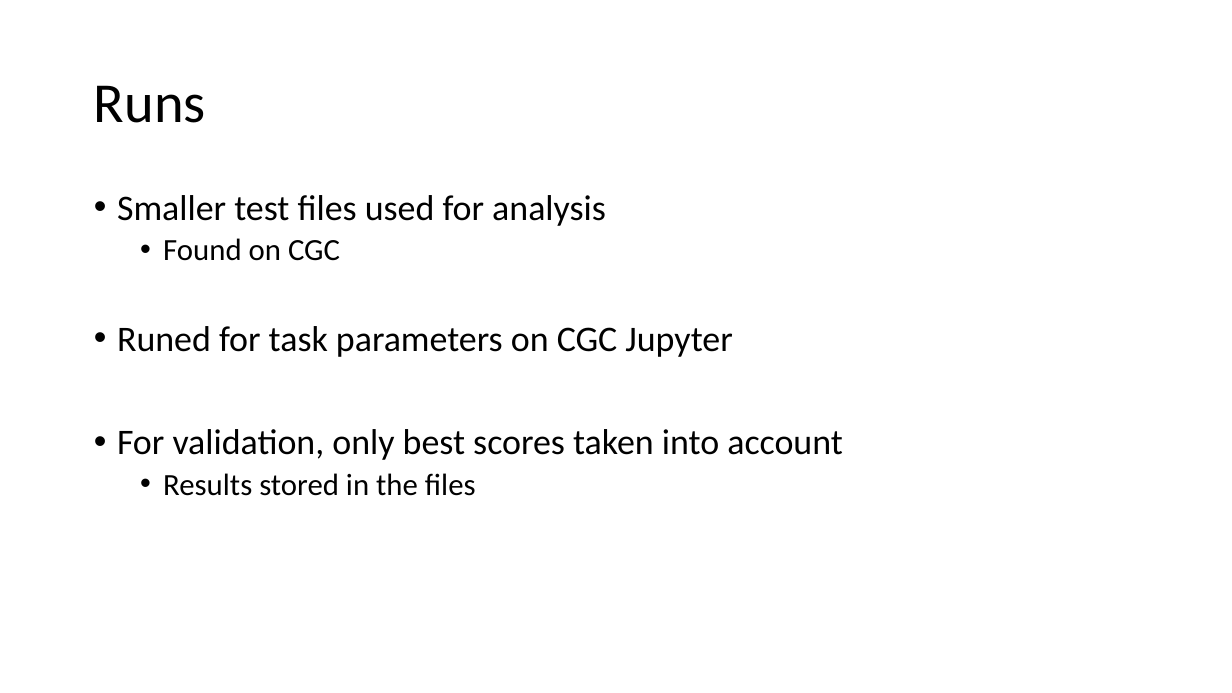
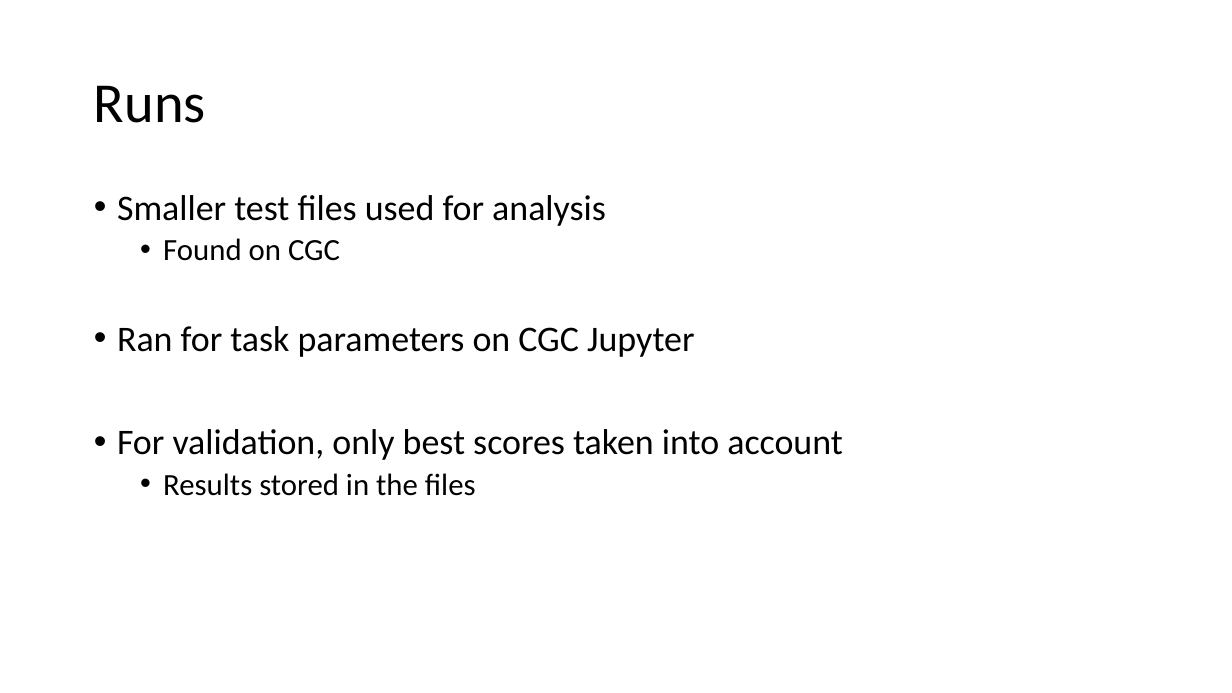
Before and after one commit to VasilijeBecic/GenI2022Pro, a slide deck: slide 11 of GIPresentation.pptx (slide 12 before the commit). Drawn at 1232x693 pixels with LibreOffice and Linux fonts; fonts in the diff are those of the drawing. Boxes give left, top, right and bottom in pixels: in the first picture for what was removed or moved away, otherwise in the second. Text is boxed around its words. In the diff, an @@ line names an element or a change of style, - is before the commit and + after.

```diff
--- a/GIPresentation.pptx
+++ b/GIPresentation.pptx
@@ text at box(117, 326, 694, 357): text changed @@
-• Runed for task parameters on CGC Jupyter
+• Ran for task parameters on CGC Jupyter
```
Also in this commit, not shown: 6 other slides changed, 1 slide removed, 1 other file.
